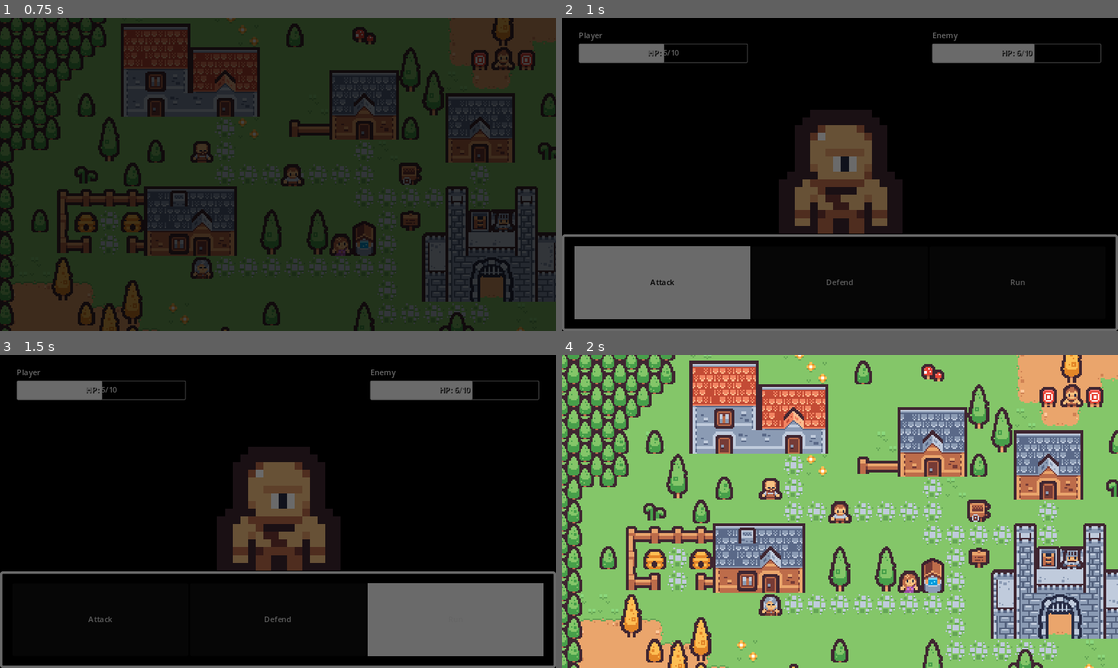
Above: before the commit, frames 1-4 (two rows, left to right).
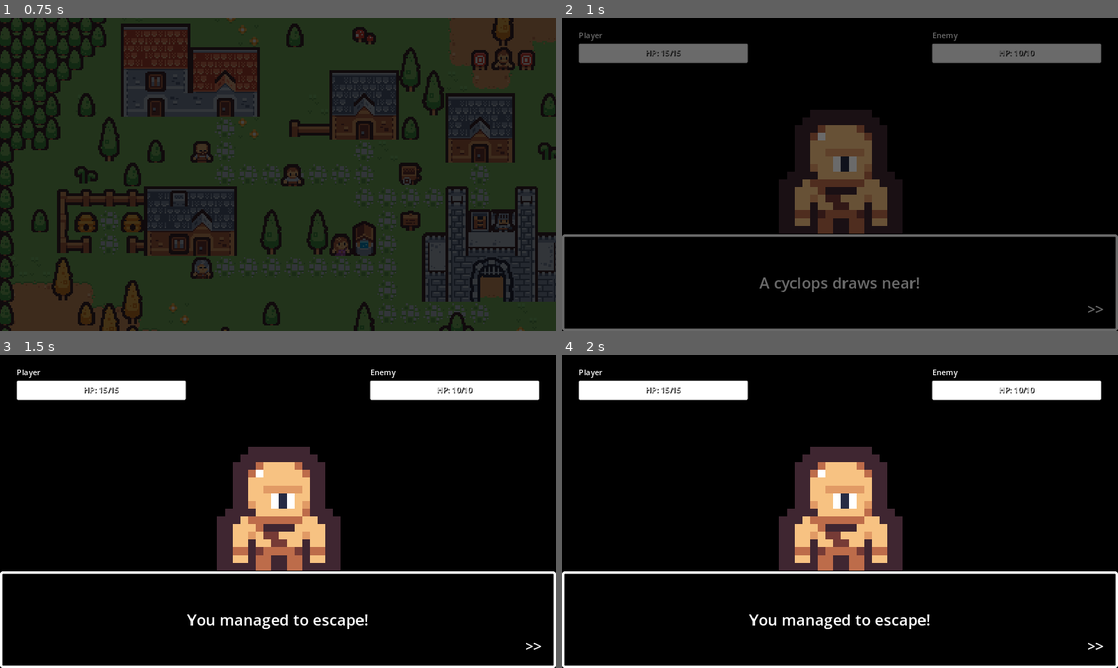
Above: after the commit, the same moments.

Repository: Teeohbee/TinyTown
Game: Godot game, scene res://world.tscn
The game is run twice, just before and just after one commit, with the same random seed, the same clock (stepped at 60 frames per second) and the same inputs.
Inputs:
- Up to frame 1 (0.75 s): tap Enter (ui_accept) at 0.5, 0.6 s; hold Right (ui_right) from 0.53 s (still down)
- Up to frame 2 (1 s): keep holding Right (ui_right); tap Enter (ui_accept) at 0.77 s
- Up to frame 3 (1.5 s): tap Enter (ui_accept) at 1.07 s; release Right (ui_right) at 1.25 s; click "Run" at 1.25 s
- Up to frame 4 (2 s): no input

Frame 1 is identical in both runs. In frame 2, 9.5% of the frame differs, in the area x 2-98%, y 8-97%; in frame 3, 21%; in frame 4, 100%, in the area x 0-100%, y 0-100%.

Commit message:
Add text box and connect healthbars - Adds text box for battle events - Connects the battle health bars to their respective characters, $Enemy   and PlayerState

Diff:
--- a/battle.gd
+++ b/battle.gd
@@ -1,4 +1,6 @@
 extends Control
+
+signal text_box_closed
 
 # Constants for animation names and scene paths
 const INTRO_ANIMATION = "intro"
@@ -7,15 +9,42 @@
 
 # Called when the node enters the scene tree for the first time.
 func _ready():
-	$TextureRect/AnimationPlayer.play(INTRO_ANIMATION)
+	$Enemy/AnimationPlayer.play(INTRO_ANIMATION)
+	update_health_bar($EnemyHealth/ProgressBar, $Enemy)
+	update_health_bar($PlayerHealth/ProgressBar, PlayerState)
+	show_text_box("A " + $Enemy.enemy_name + " draws near!")
+	await self.text_box_closed
+	hide_text_box()
 	$Panel/ActionButtons/Attack.grab_focus()
 
 
 # Called every frame. 'delta' is the elapsed time since the previous frame.
-func _process(delta):
-	pass
+func _process(_delta):
+	if Input.is_action_just_pressed("ui_accept") and $Panel/TextBox.visible:
+		emit_signal("text_box_closed")
 
 
 # Changes the current scene to the world scene when the run button is pressed
 func _on_run_pressed():
+	show_text_box("You managed to escape!")
+	await self.text_box_closed
 	SceneTransition.change_scene_to_file(WORLD_SCENE_PATH)
+
+
+func show_text_box(message):
+	$Panel/TextBox.text = message
+	$Panel/ActionButtons.hide()
+	$Panel/TextBox.show()
+
+
+func hide_text_box():
+	$Panel/TextBox.hide()
+	$Panel/ActionButtons.show()
+
+
+func update_health_bar(health_bar, character):
+	health_bar.value = character.health
+	health_bar.max_value = character.max_health
+	health_bar.get_node("Label").text = (
+		"HP: " + str(character.health) + "/" + str(character.max_health)
+	)
--- a/battle.tscn
+++ b/battle.tscn
@@ -1,7 +1,8 @@
-[gd_scene load_steps=13 format=3 uid="uid://bhkd51qijugrl"]
+[gd_scene load_steps=14 format=3 uid="uid://bhkd51qijugrl"]
 
 [ext_resource type="Script" path="res://battle.gd" id="1_37juv"]
 [ext_resource type="Texture2D" uid="uid://6asn0p6g5f6x" path="res://tile_0109.png" id="1_t1ok4"]
+[ext_resource type="Script" path="res://enemy.gd" id="3_awxx3"]
 
 [sub_resource type="StyleBoxFlat" id="StyleBoxFlat_jcjq7"]
 bg_color = Color(0, 0, 0, 1)
@@ -121,7 +122,7 @@
 grow_vertical = 2
 script = ExtResource("1_37juv")
 
-[node name="ColorRect" type="ColorRect" parent="."]
+[node name="Background" type="ColorRect" parent="."]
 layout_mode = 1
 anchors_preset = 15
 anchor_right = 1.0
@@ -182,7 +183,41 @@
 theme_override_styles/focus = SubResource("StyleBoxFlat_kud70")
 text = "Run"
 
-[node name="TextureRect" type="TextureRect" parent="."]
+[node name="TextBox" type="Label" parent="Panel"]
+layout_mode = 1
+anchors_preset = 8
+anchor_left = 0.5
+anchor_top = 0.5
+anchor_right = 0.5
+anchor_bottom = 0.5
+offset_left = -550.0
+offset_top = -75.0
+offset_right = 550.0
+offset_bottom = 75.0
+grow_horizontal = 2
+grow_vertical = 2
+theme_override_font_sizes/font_size = 32
+text = "A cyclops draws near!"
+horizontal_alignment = 1
+vertical_alignment = 1
+
+[node name="Next" type="Label" parent="Panel/TextBox"]
+layout_mode = 1
+anchors_preset = 3
+anchor_left = 1.0
+anchor_top = 1.0
+anchor_right = 1.0
+anchor_bottom = 1.0
+offset_left = -40.0
+offset_top = -23.0
+grow_horizontal = 0
+grow_vertical = 0
+theme_override_font_sizes/font_size = 30
+text = ">>"
+horizontal_alignment = 1
+vertical_alignment = 1
+
+[node name="Enemy" type="TextureRect" parent="."]
 layout_mode = 0
 offset_left = 415.0
 offset_top = 127.0
@@ -190,8 +225,9 @@
 offset_bottom = 143.0
 scale = Vector2(16, 16)
 texture = ExtResource("1_t1ok4")
-
-[node name="AnimationPlayer" type="AnimationPlayer" parent="TextureRect"]
+script = ExtResource("3_awxx3")
+
+[node name="AnimationPlayer" type="AnimationPlayer" parent="Enemy"]
 libraries = {
 "": SubResource("AnimationLibrary_t2xde")
 }
--- /dev/null
+++ b/enemy.gd
@@ -0,0 +1,6 @@
+extends TextureRect
+
+@export var enemy_name = "cyclops"
+@export var health = 10
+@export var max_health = 10
+@export var damage = 3
--- /dev/null
+++ b/player_state.gd
@@ -0,0 +1,6 @@
+extends Node
+
+@export var enemy_name = "cyclops"
+@export var health = 15
+@export var max_health = 15
+@export var damage = 5
--- a/project.godot
+++ b/project.godot
@@ -18,6 +18,7 @@
 [autoload]
 
 SceneTransition="*res://scene_transition.tscn"
+PlayerState="*res://player_state.gd"
 
 [display]
 
